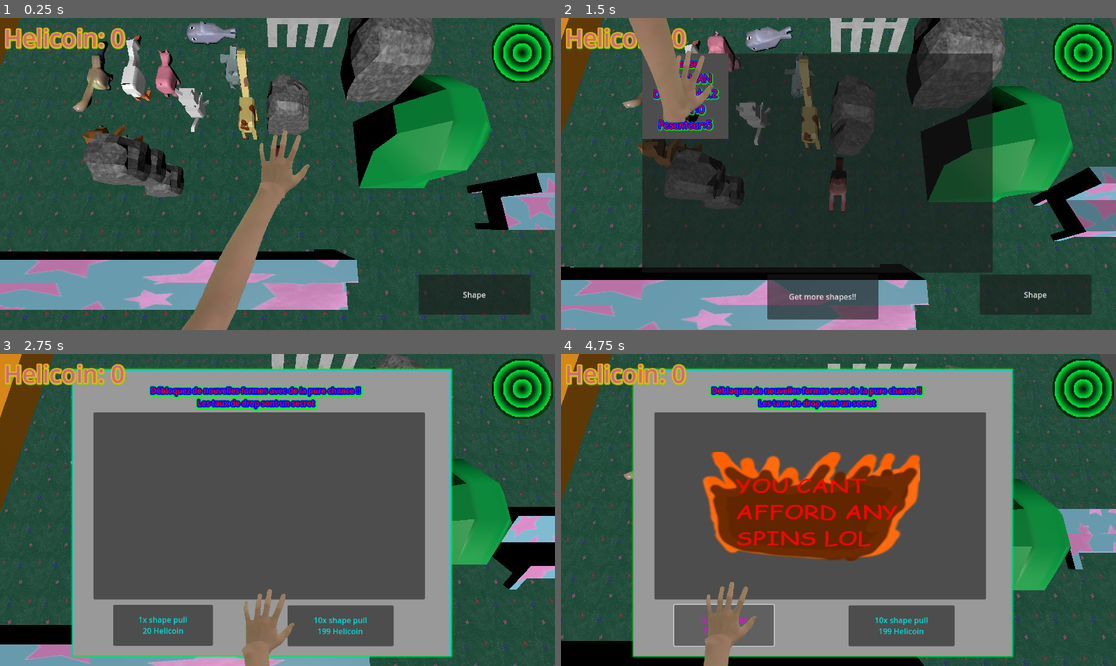
Above: before the commit, frames 1-4 (two rows, left to right).
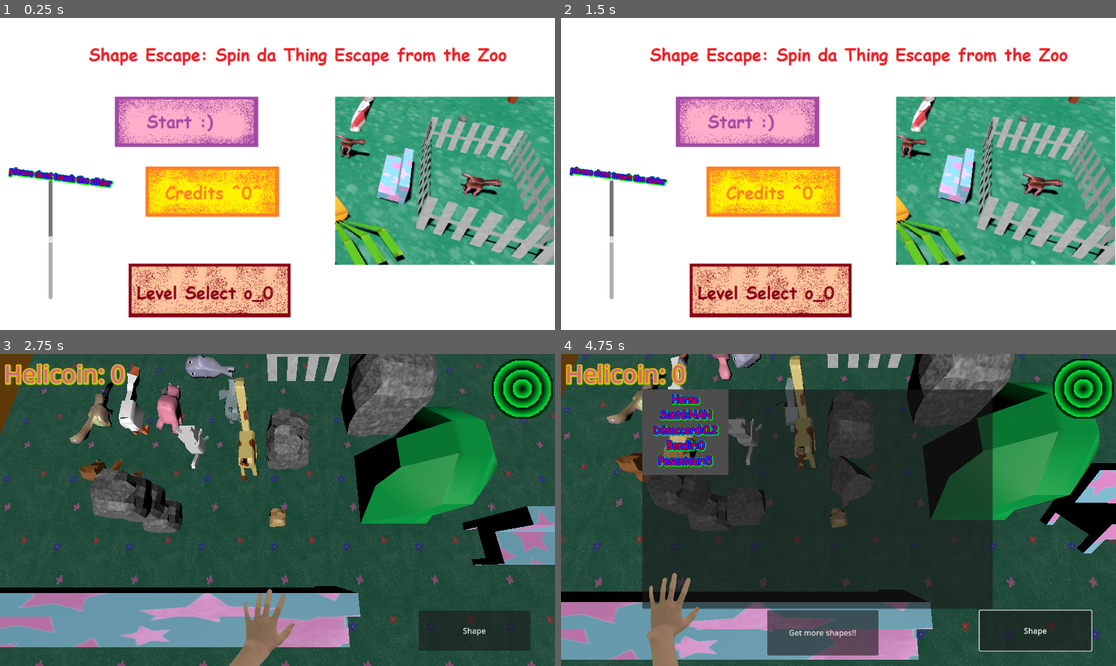
Above: after the commit, the same moments.

Repository: JAco9307/ShapeEscape
Game: Godot game, scene res://MainMenu.tscn
Two runs of this game, one before a commit and one after it. Both use one fixed random seed, a clock stepped at 60 frames per second and the inputs below. Before the commit the project starts from res://Main.tscn.
Inputs (mouse positions are in pixels of both pictures, inside the frame that each line leads up to):
- Up to frame 1 (0.25 s): no input
- Up to frame 2 (1.5 s): click (1038, 295) at 0.5 s, where only the run before the commit has a clickable "Shape"; click (683, 96) at 1.25 s, where only the run before the commit has a clickable "Horse Santé:NAN Désaccord:0.2…"
- Up to frame 3 (2.75 s): click (260, 631) at 2 s, where only the run before the commit has a clickable "Get more shapes!!"
- Up to frame 4 (4.75 s): click (899, 625) at 2.75 s, where only the run before the commit has a clickable "10x shape pull 199 Helicoin"; click "Horse Santé:NAN Désaccord:0.2…" (after the commit: "Shape") at 3.5 s; click (721, 625) at 4.25 s, where only the run before the commit has a clickable "1x shape pull 20 Helicoin"

The runs differ from the first frame. In frame 1, 100% of the frame differs, in the area x 0-100%, y 0-100%; in frame 2, 100%; in frame 3, 75%; in frame 4, 80%.
Error before the commit: Parse Error: Identifier "mouse_sensitivity" not declared in the current scope. (res://objects/Rotatable.gd:30)

Commit message:
MainMenu

Diff:
--- a/GlobalVariables.gd
+++ b/GlobalVariables.gd
@@ -55,7 +55,7 @@
 	},
 ]
 
-func _process(delta: float) -> void:
+func _process(_delta: float) -> void:
 	if Input.is_physical_key_pressed(KEY_CTRL):
 		reset()
 	if Input.is_physical_key_pressed(KEY_ALT):
--- a/Goals/jail.gd
+++ b/Goals/jail.gd
@@ -6,7 +6,7 @@
 @export var health = 20
 var explodedAlready = false
 
-func _process(delta: float) -> void:
+func _process(_delta: float) -> void:
 	%HealthLabel.text = "HEALTH: " + str(health)
 
 func take_damage(amount):
--- a/Levels/Level.gd
+++ b/Levels/Level.gd
@@ -9,7 +9,7 @@
 	for target in targets:
 		target.exploded.connect(target_exploded)
 
-func _process(delta: float) -> void:
+func _process(_delta: float) -> void:
 	if targetsLeft == 0:
 		win()
 
--- a/Main.tscn
+++ b/Main.tscn
@@ -79,7 +79,6 @@
 initialMass = 50.0
 yTorqueMult = 1000.0
 zTorqueMult = 10.0
-mouse_sensitivity = 0.2
 
 [node name="Fence" parent="." instance=ExtResource("14_devvj")]
 transform = Transform3D(1, 0, 0, 0, 1, 0, 0, 0, 1, -68.1329, 4.82093, -6.82977)
--- /dev/null
+++ b/MainMenu.tscn
@@ -0,0 +1,62 @@
+[gd_scene load_steps=4 format=3 uid="uid://bslkpgpn4pmpb"]
+
+[ext_resource type="Script" uid="uid://d5p1rr7l5wof" path="res://main_menu.gd" id="1_eiy7p"]
+[ext_resource type="Texture2D" uid="uid://40cfrtn6ambj" path="res://Textures/MainMenuTex.png" id="2_h7a2f"]
+[ext_resource type="Script" uid="uid://dvmo37gpu1j5r" path="res://SizeBounce.gd" id="3_h7a2f"]
+
+[node name="MainMenu" type="Node2D"]
+script = ExtResource("1_eiy7p")
+
+[node name="Sprite2D" type="Sprite2D" parent="."]
+position = Vector2(608, 365)
+scale = Vector2(1.2, 1.2)
+texture = ExtResource("2_h7a2f")
+
+[node name="StartButton" type="Button" parent="."]
+modulate = Color(1, 1, 1, 0)
+offset_left = 239.0
+offset_top = 164.0
+offset_right = 536.0
+offset_bottom = 268.0
+
+[node name="CreditsButton" type="Button" parent="."]
+modulate = Color(1, 1, 1, 0)
+offset_left = 302.0
+offset_top = 309.0
+offset_right = 580.0
+offset_bottom = 413.0
+
+[node name="LevelButton" type="Button" parent="."]
+modulate = Color(1, 1, 1, 0)
+offset_left = 270.0
+offset_top = 510.0
+offset_right = 604.0
+offset_bottom = 620.0
+
+[node name="VSlider" type="VSlider" parent="."]
+offset_left = 62.0
+offset_top = 337.0
+offset_right = 148.0
+offset_bottom = 584.0
+max_value = 1000.0
+value = 500.0
+
+[node name="Label" type="Label" parent="."]
+offset_left = 23.0
+offset_top = 293.0
+offset_right = 239.0
+offset_bottom = 341.0
+rotation = 0.127409
+theme_override_colors/font_color = Color(1, 0, 0, 1)
+theme_override_colors/font_shadow_color = Color(0, 1, 0, 1)
+theme_override_colors/font_outline_color = Color(0, 0, 1, 1)
+theme_override_constants/outline_size = 8
+theme_override_constants/shadow_outline_size = 14
+text = "please dont touch the slider"
+horizontal_alignment = 1
+vertical_alignment = 1
+script = ExtResource("3_h7a2f")
+
+[connection signal="pressed" from="StartButton" to="." method="_on_start_button_pressed"]
+[connection signal="pressed" from="CreditsButton" to="." method="_on_credits_button_pressed"]
+[connection signal="pressed" from="LevelButton" to="." method="_on_level_button_pressed"]
--- /dev/null
+++ b/SizeBounce.gd
@@ -0,0 +1,16 @@
+extends Label
+
+var dir:bool = false
+
+@export var maxscale:float = 1.15
+@export var minscale:float = 0.85
+
+func _process(delta: float) -> void:
+	if dir:
+		scale += (Vector2(1,1) * 0.000015) /delta
+		if scale > Vector2(1,1) * maxscale:
+			dir = false
+	else:
+		scale -= (Vector2(1,1) * 0.000015) /delta
+		if scale < Vector2(1,1) * minscale:
+			dir = true
--- a/Surfaces/Floor.tscn
+++ b/Surfaces/Floor.tscn
@@ -1,12 +1,12 @@
 [gd_scene load_steps=7 format=3 uid="uid://g5m48diqvglc"]
 
-[ext_resource type="Texture2D" uid="uid://dh5bbkqjb741n" path="res://Textures/grass-texture2.png" id="1_jm8jd"]
+[ext_resource type="Texture2D" uid="uid://d07xoes7vokvd" path="res://Textures/grass-texture2.png" id="1_jm8jd"]
 [ext_resource type="Script" uid="uid://cofn84w0xhtrd" path="res://Surfaces/floor.gd" id="1_l1jxy"]
 
 [sub_resource type="PhysicsMaterial" id="PhysicsMaterial_y6dek"]
 
 [sub_resource type="BoxShape3D" id="BoxShape3D_jm8jd"]
-size = Vector3(100, 2, 100)
+size = Vector3(200, 2, 200)
 
 [sub_resource type="StandardMaterial3D" id="StandardMaterial3D_jm8jd"]
 albedo_color = Color(0.695503, 0.695503, 0.695503, 1)
@@ -15,7 +15,7 @@
 
 [sub_resource type="PlaneMesh" id="PlaneMesh_l1jxy"]
 material = SubResource("StandardMaterial3D_jm8jd")
-size = Vector2(100, 100)
+size = Vector2(200, 200)
 
 [node name="Floor" type="Node3D"]
 script = ExtResource("1_l1jxy")
--- a/UI/Gacha/gacha_panel.gd
+++ b/UI/Gacha/gacha_panel.gd
@@ -54,15 +54,15 @@
 			var shape = singlepull()
 			shape.owned += 1
 			var pulled = false
-			for name in pulledshapes:
-				if name == shape.name:
+			for pullname in pulledshapes:
+				if pullname == shape.name:
 					pulled = true
 			if not pulled:
 				pulledshapes.append(shape.name)
 
-		for name in pulledshapes:
+		for pullname in pulledshapes:
 			for shape in GlobalVariables.shapes:
-				if shape.name == name:
+				if shape.name == pullname:
 					$PanelContainer.show_roll(shape)
 
 	else:
--- a/UI/Hand/pin_joint_2d.gd
+++ b/UI/Hand/pin_joint_2d.gd
@@ -6,7 +6,7 @@
 
 var lastangle = 0
 
-func _process(delta):
+func _process(_delta):
 	# motor
 	if control_node.rotation_degrees < limit_cgw - 20:
 		control_node.angular_velocity = 4
--- /dev/null
+++ b/main_menu.gd
@@ -0,0 +1,13 @@
+extends Node2D
+
+
+func _on_start_button_pressed() -> void:
+	print("start")
+
+
+func _on_level_button_pressed() -> void:
+	get_tree().change_scene_to_file("res://Main.tscn")
+
+
+func _on_credits_button_pressed() -> void:
+	pass # Replace with function body.
--- a/objects/Rotatable.gd
+++ b/objects/Rotatable.gd
@@ -4,13 +4,14 @@
 @export var yTorqueMult:float = 20
 @export var zTorqueMult:float = 20
 
+var mouse_sensitivity:float
 var prev_mouse_position
 var next_mouse_position
 var health = -1
 var maxhealth = -1
 
 func _ready() -> void:
-	var mouse_sensitivity = GlobalVariables.mouse_sensitivity
+	mouse_sensitivity = GlobalVariables.mouse_sensitivity
 	contact_monitor = true
 	max_contacts_reported = 30
 	mass = initialMass
--- a/project.godot
+++ b/project.godot
@@ -11,7 +11,7 @@
 [application]
 
 config/name="ShapeEscape"
-run/main_scene="uid://bt5a8babn8gyn"
+run/main_scene="uid://bslkpgpn4pmpb"
 config/features=PackedStringArray("4.4", "GL Compatibility")
 config/icon="res://icon.svg"
 
Not shown, added: SizeBounce.gd.uid
Binary file added: Textures/MainMenuTex.png
Not shown, added: main_menu.gd.uid
